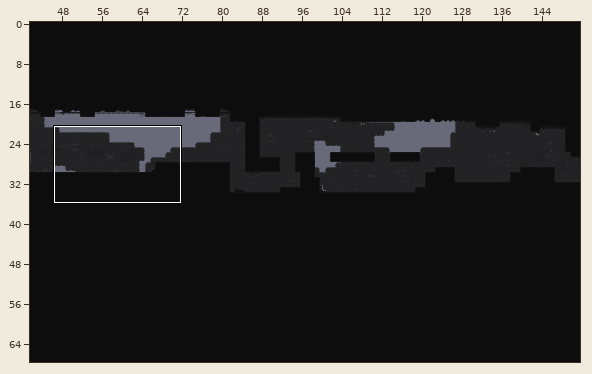
Two versions of a level (LDtk project, Assets/4. Sprites/KJH/LDTK.ldtk). Above, an overview of the earlier version with the close-up marked.
Close-up. As it was:
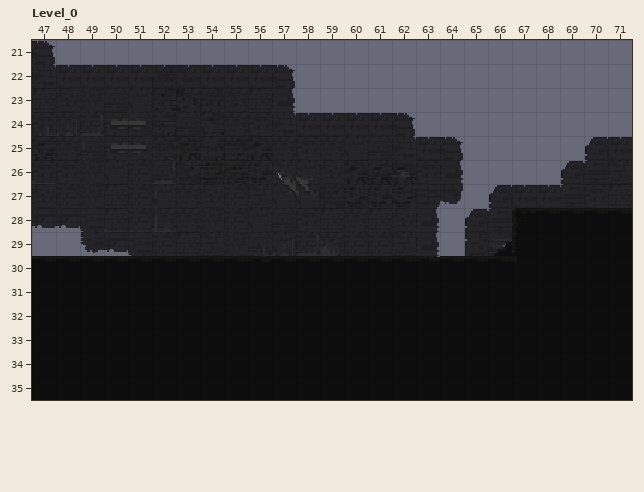
Cells are 16x16 px. Shown: Level_0 x 47..71, y 21..35. The commit also changed other parts of the map, which this record leaves out.
After:
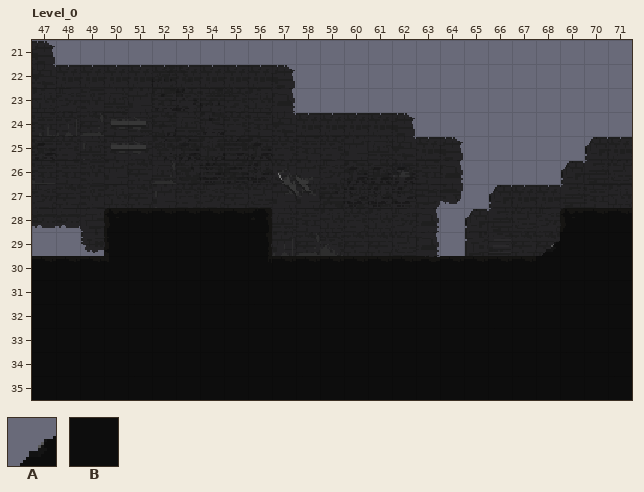
Key: from "DARK_Edition_Tileset": A 36; from "Ground": B 1 "Ground".
_ is an empty cell.
Diff:
Layer "Tile":
The author put tile A in row 29 at x 68.
Tile A is gone in row 29 at x 66.
Layer "Ground":
The author put tile B in rows 28 to 29 at x 50 to 56.
Tile B is gone in rows 28 to 29 at x 67 to 68.
